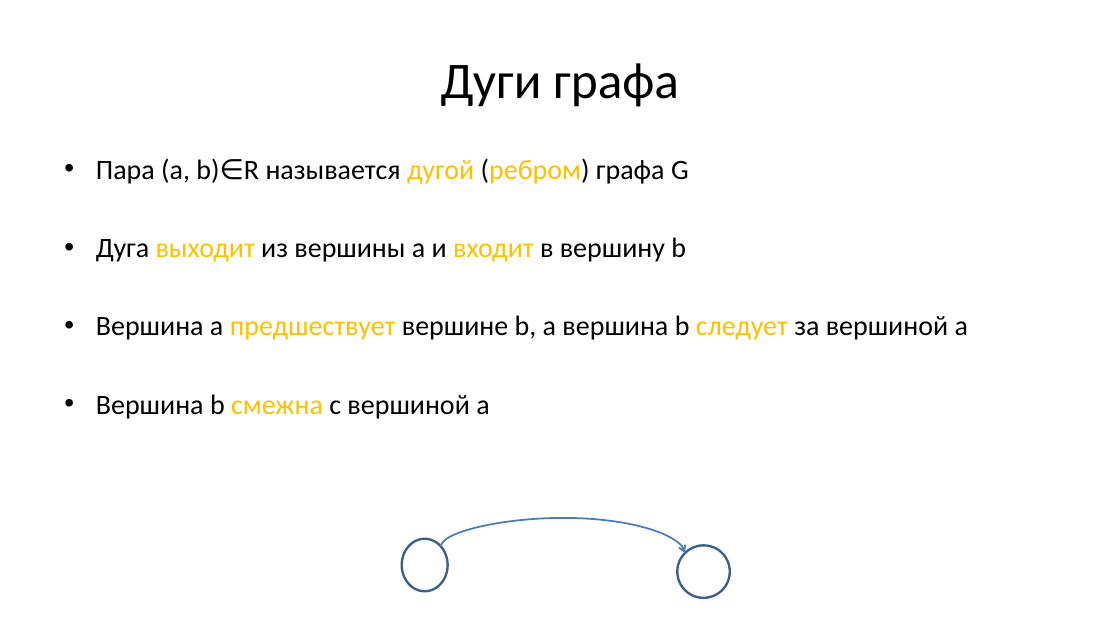
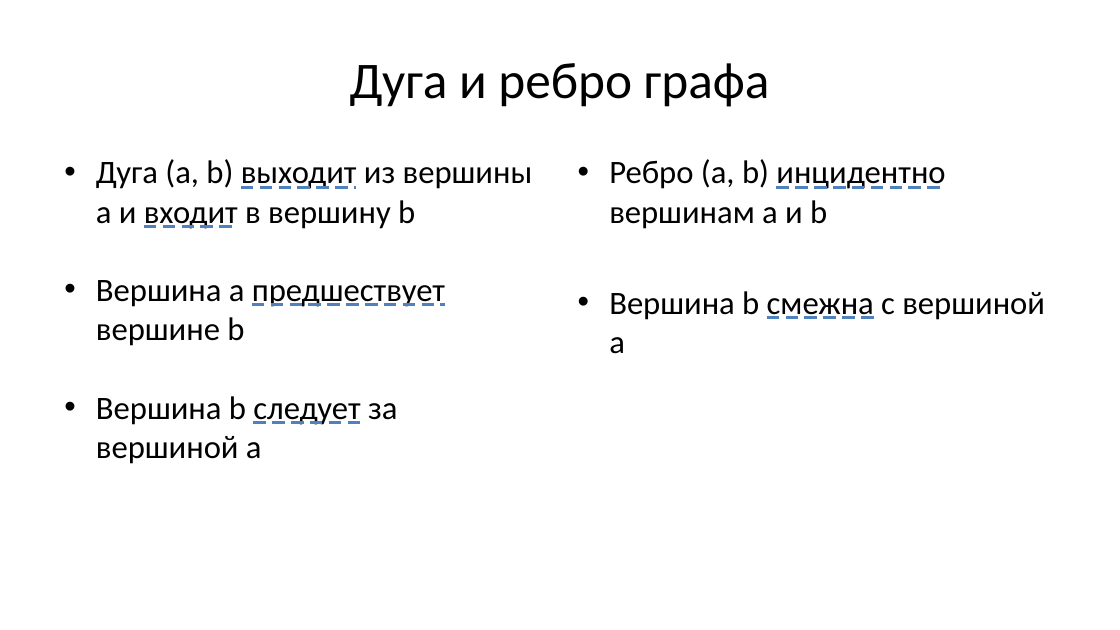
Before and after one commit to Evgueni-Petrov-aka-espetrov/Algorithms-and-Programming-in-C-pptx, a slide deck: slide 72 of 09 Списки (окончание) Графы.pptx (slide 21 before the commit). Drawn at 1120x630 pixels with LibreOffice and Linux fonts; fonts in the diff are those of the drawing. Boxes give left, top, right and bottom in pixels: in the first picture for what was removed or moved away, otherwise in the second. Text is boxed around its words. In the diff, an @@ line names an element or a change of style, - is before the commit and + after.

```diff
--- a/09 Списки (окончание) Графы.pptx
+++ b/09 Списки (окончание) Графы.pptx
@@ title at <box>350,63,770,107</box>: text changed @@
-Дуги графа
+Дуга и ребро графа
@@ text at <box>96,159,533,464</box>: text changed; size 24 to 28 pt @@
-• Пара (а, b)∈R называется дугой (ребром) графа G
-• Дуга выходит из вершины а и входит в вершину b
-• Вершина а предшествует вершине b, а вершина b следует за вершиной a
-• Вершина b смежна с вершиной a
+• Дуга (а, b) выходит из вершины а и входит в вершину b
+• Вершина а предшествует вершине b
+• Вершина b следует за вершиной a
@@ text added at <box>609,159,1045,354</box>, 28 pt, text #000000 @@
+• Ребро (а, b) инцидентно вершинам а и b
+• Вершина b смежна с вершиной a
@@ ellipse removed at <box>402,539,448,591</box> @@
@@ curved arrow removed from (441, 547) to (686, 553) @@
@@ ellipse removed at <box>677,545,729,597</box> @@
```
Also in this commit, not shown: 16 other slides changed, 88 slides added, 14 slides removed.
